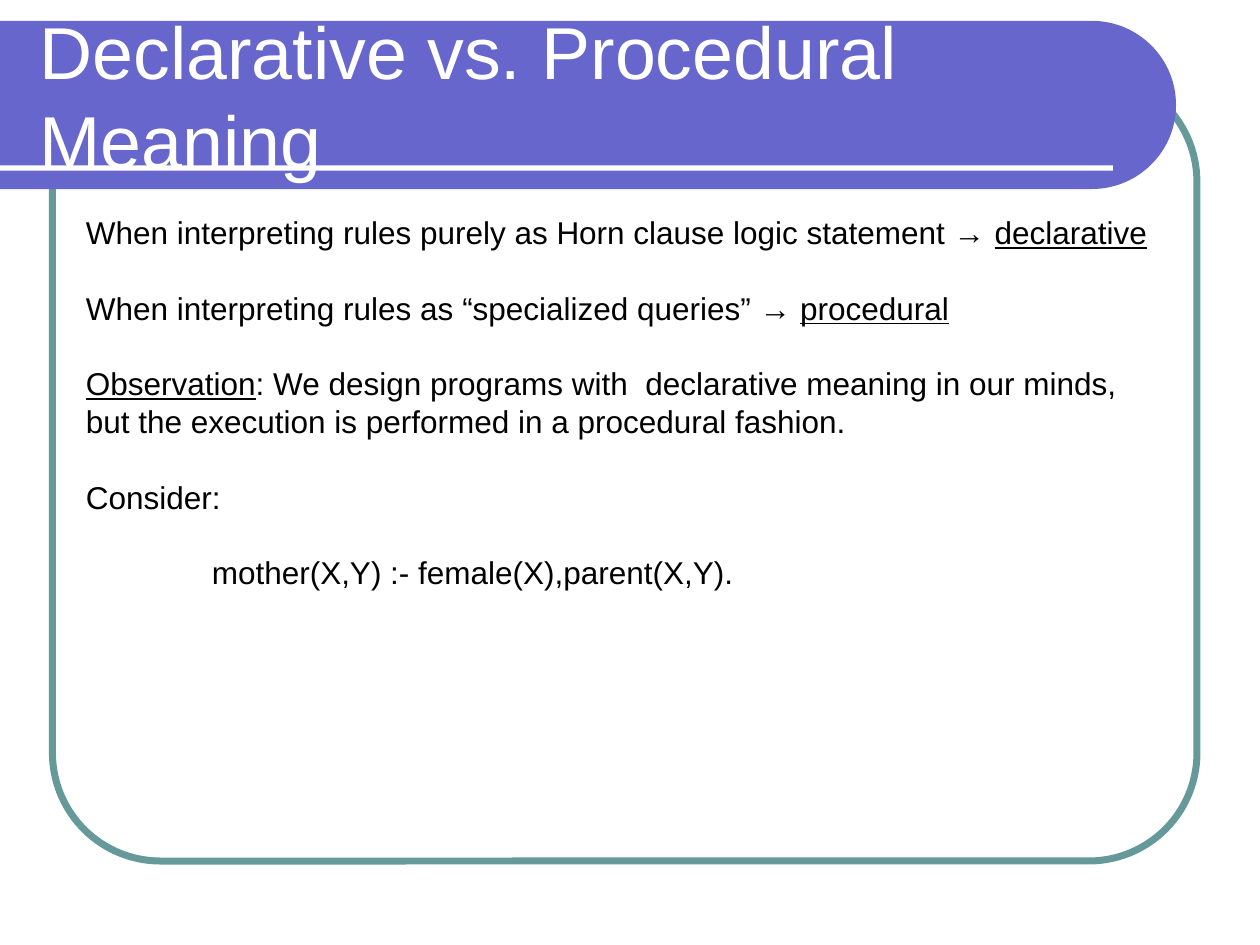
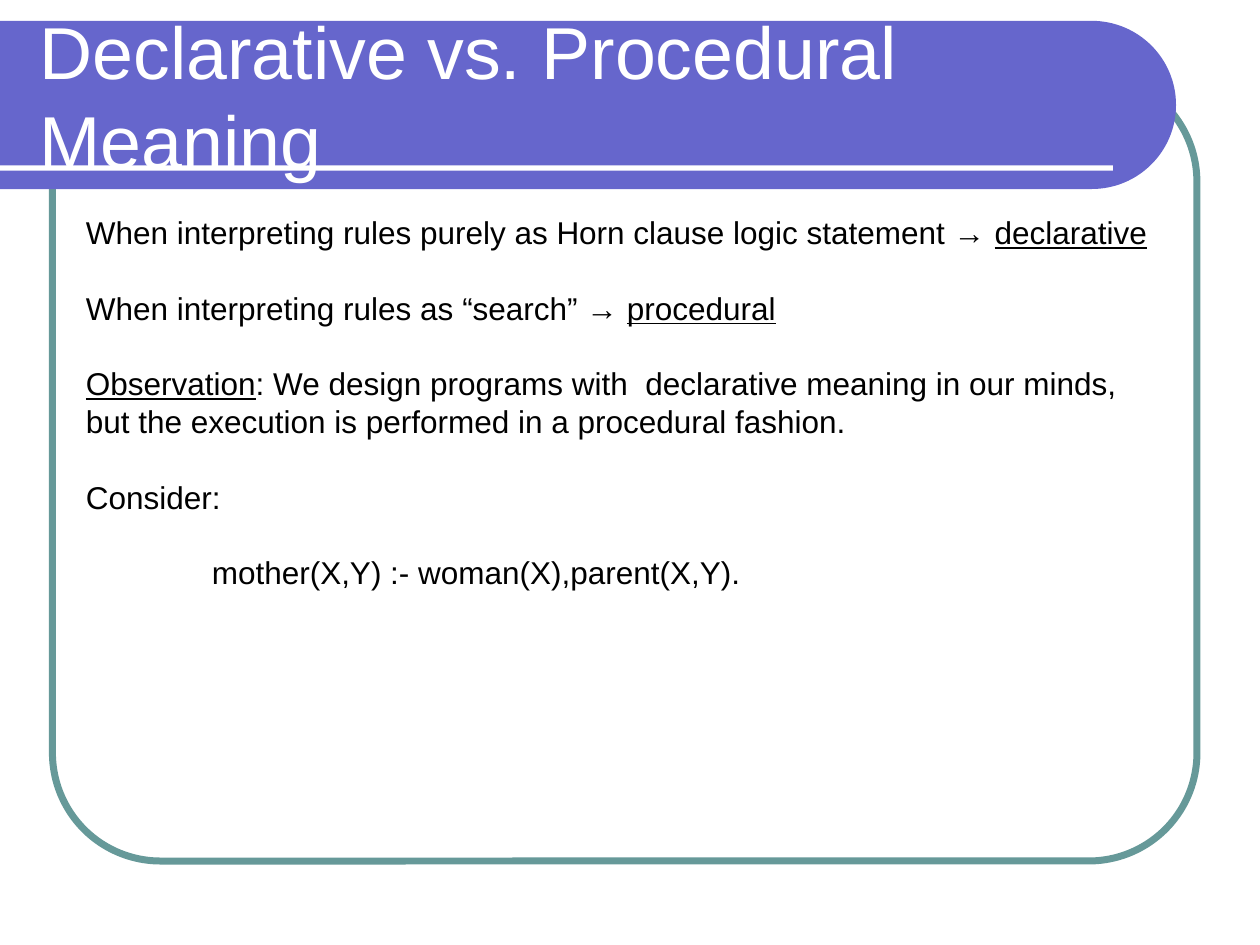
Before and after one commit to lutzhamel/phl-prolog, a slide deck: slide 23 of philosophy-prolog.pptx. Drawn at 1260x945 pixels with LibreOffice and Linux fonts; fonts in the diff are those of the drawing. Boxes give left, top, right and bottom in pixels: in the first picture for what was removed or moved away, otherwise in the second. Text is boxed around its words. In the diff, an @@ line names an element or a change of style, - is before the commit and + after.

```diff
--- a/philosophy-prolog.pptx
+++ b/philosophy-prolog.pptx
@@ text at bbox=[86, 297, 776, 326]: text changed @@
-When interpreting rules as “specialized queries” → procedural
+When interpreting rules as “search” → procedural
@@ text at bbox=[212, 561, 740, 590]: text changed @@
-mother(X,Y) :- female(X),parent(X,Y).
+mother(X,Y) :- woman(X),parent(X,Y).
```
Also in this commit, not shown: 6 other slides changed, 4 other files.
